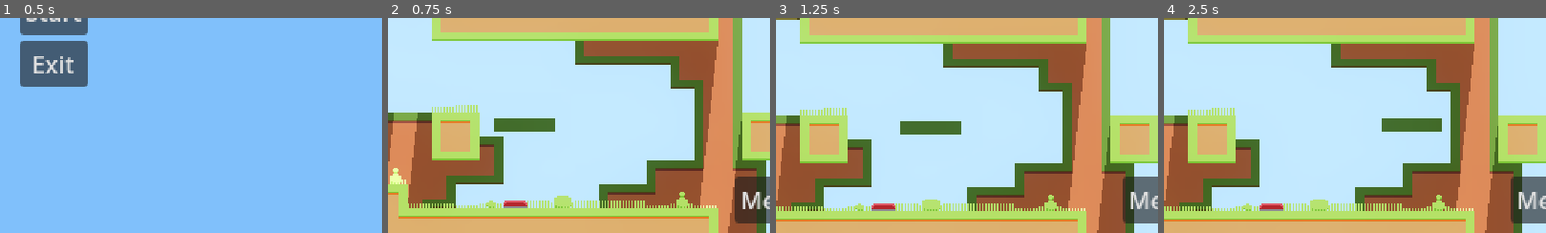
Above: before the commit, frames 1-4 (left to right).
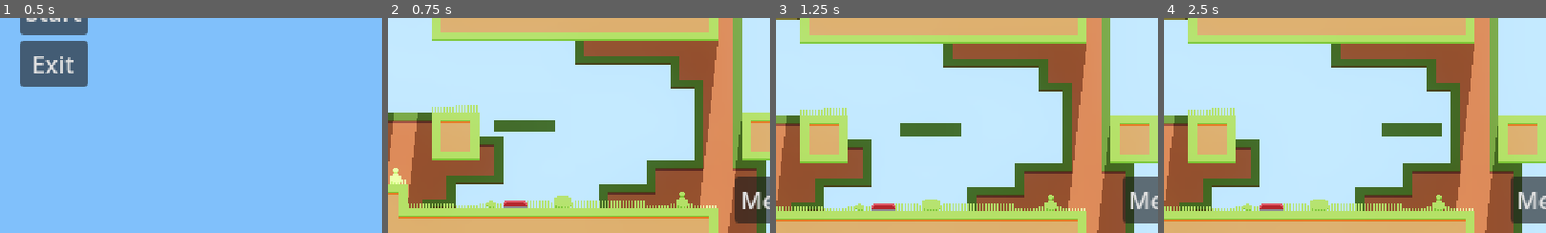
Above: after the commit, the same moments.

Repository: JohannesKoenig/fire-and-water
Game: Godot game, scene res://scenes/menu/main_menu.tscn
Same seed, same stepped clock (60 frames per second), same inputs: the game is played once before the commit and once after it.
Inputs:
- Up to frame 1 (0.5 s): no input
- Up to frame 2 (0.75 s): click "Start" at 0.5 s
- Up to frame 3 (1.25 s): no input
- Up to frame 4 (2.5 s): click "Menu" at 1.25 s; click "Continue" at 2 s
The pictures show only the part of the screen within x 43-93%, y 50-100%; the shares and areas given below are measured in that part.

Frame 1 is identical in both runs. In frame 2, 0.1% of the frame differs, in the area x 27-44%, y 46-48%; in frame 3, 0.3%; in frame 4, 0.7%, in the area x 57-73%, y 46-56%.

Commit message:
fix wobbling of paltform

Diff:
--- a/game/scenes/levels/level_2.tscn
+++ b/game/scenes/levels/level_2.tscn
@@ -19,3 +19,4 @@
 [node name="TerrainDemo" parent="." index="7" instance=ExtResource("4_ijquy")]
 
 [editable path="TerrainDemo"]
+[editable path="TerrainDemo/Platform"]
--- a/game/scenes/platform.tscn
+++ b/game/scenes/platform.tscn
@@ -18,7 +18,7 @@
 "times": PackedFloat32Array(0, 2),
 "transitions": PackedFloat32Array(1, 1),
 "update": 0,
-"values": [Vector2(0, 6), Vector2(100, 3)]
+"values": [Vector2(0, 6), Vector2(100, 6)]
 }
 
 [sub_resource type="Animation" id="Animation_5y66l"]
